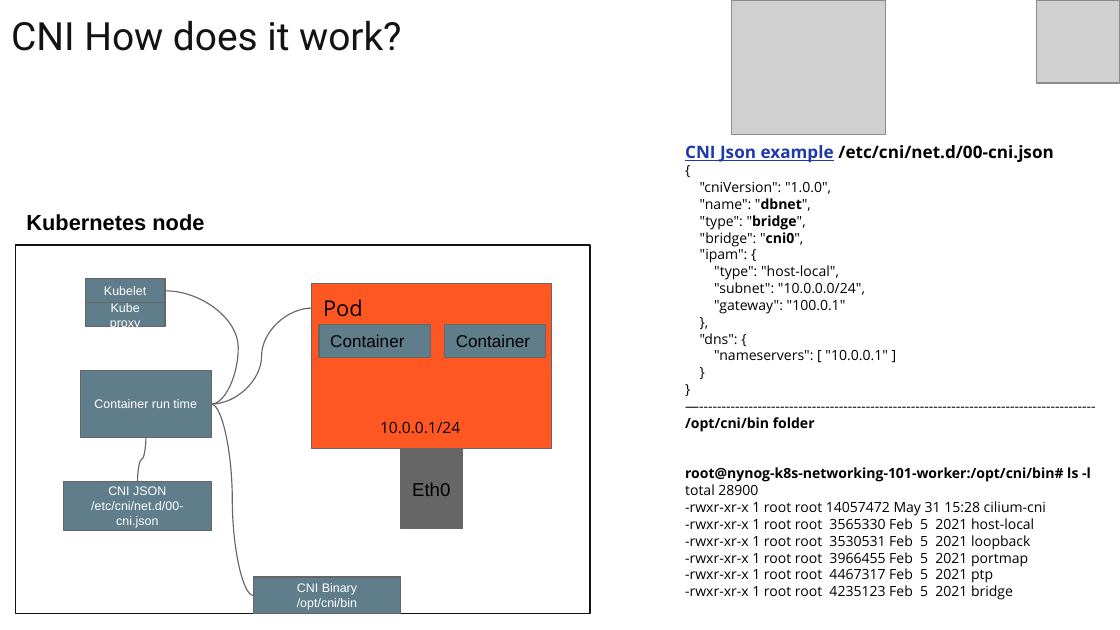
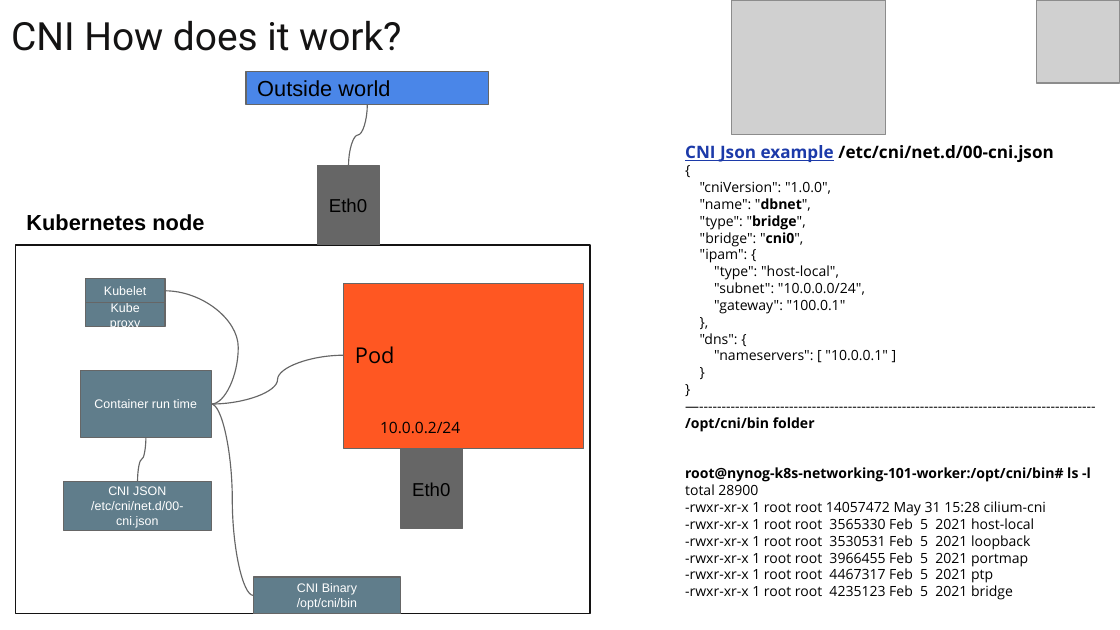
Before and after one commit to burnyd/nynog-k8s-networking-101, a slide deck: slide 9 of Nynog-K8s-networking-101.pptx. Drawn at 1120x630 pixels with LibreOffice and Linux fonts; fonts in the diff are those of the drawing; grey boxes stand for pictures. Boxes give left, top, right and bottom in pixels: in the first picture for what was removed or moved away, otherwise in the second. Text is boxed around its words. In the diff, an @@ line names an element or a change of style, - is before the commit and + after.

```diff
--- a/Nynog-K8s-networking-101.pptx
+++ b/Nynog-K8s-networking-101.pptx
@@ rectangle added at <box>246,71,489,104</box>, fill #4A86E8, outline #666666 0.75 pt, 14 pt, text #000000 @@
+Outside world
@@ curved line added from (367, 104) to (348, 166), #666666 0.75 pt @@
@@ rectangle added at <box>318,166,380,245</box>, fill #666666, outline #666666 0.75 pt, 12 pt, text #000000 @@
+Eth0
@@ rectangle: place and size @@
-rectangle at <box>312,283,552,449</box>
+rectangle at <box>344,283,584,449</box>
@@ rectangle removed at <box>319,324,431,357</box> @@
-Container
@@ rectangle removed at <box>445,324,545,357</box> @@
-Container
@@ curved line moved from (212, 404) - (312, 308) to (212, 404) - (344, 355) @@
@@ text "Pod": place and size @@
-text "Pod" at <box>323,299,363,317</box>
+text "Pod" at <box>355,346,395,364</box>
@@ text at <box>380,421,460,433</box>: text changed @@
-10.0.0.1/24
+10.0.0.2/24
```
Also in this commit, not shown: 10 other slides changed.
